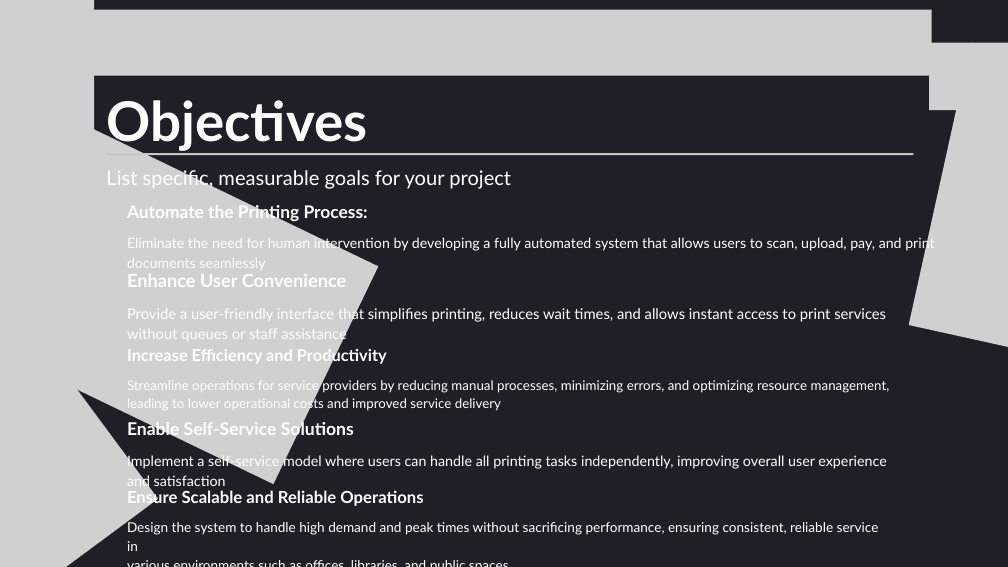
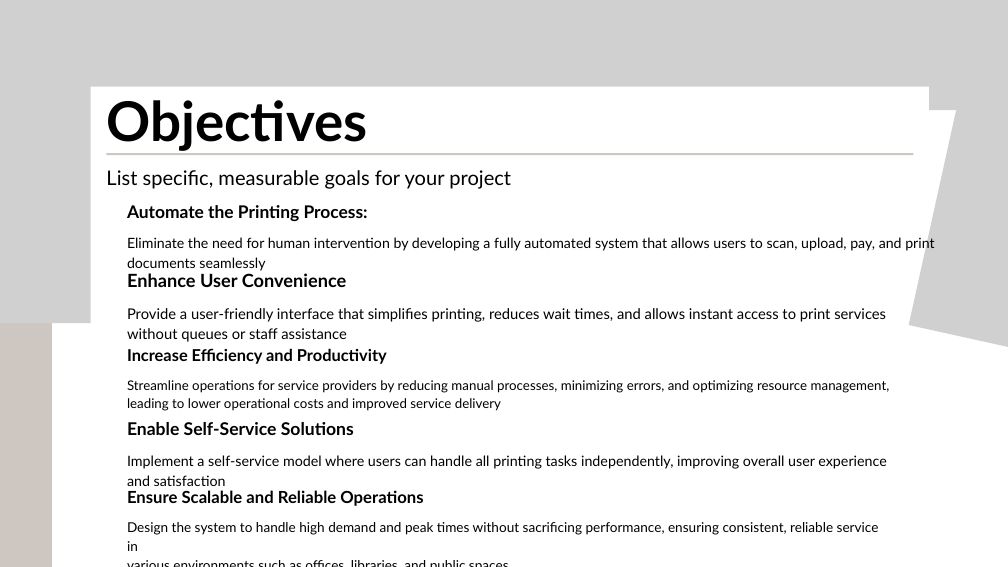
Before and after one commit to vansh1056/Major_project-Scan-pay-, a slide deck: slide 4 of document/Presentation - scan and pay.pptx. Drawn at 1008x567 pixels with LibreOffice and Linux fonts; fonts in the diff are those of the drawing; grey boxes stand for pictures. Boxes give left, top, right and bottom in pixels: in the first picture for what was removed or moved away, otherwise in the second. Text is boxed around its words. In the diff, an @@ line names an element or a change of style, - is before the commit and + after.

```diff
--- a/document/Presentation - scan and pay.pptx
+++ b/document/Presentation - scan and pay.pptx
@@ background #201E27 to #FFFFFF @@
@@ picture: place and size @@
-picture at (66,10,932,76)
+picture at (0,0,1008,87)
@@ picture: place and size @@
-picture at (0,0,94,314)
+picture at (0,0,90,323)
@@ freeform shape: place and size @@
-freeform shape at (0,0,55,558)
+freeform shape at (0,0,52,567)
@@ picture removed at (0,114,379,485) @@
@@ picture removed at (0,167,158,567) @@
@@ text colour #FFFFFF to #000000 in 12 elements at (106,100,367,151), (106,170,511,189), (127,205,368,221), (127,237,934,271), (127,273,347,287), (127,308,886,342), (127,348,387,364), (127,380,890,411), (127,422,354,435), (127,455,886,486), (127,490,423,506), (127,522,879,551) @@
```
Also in this commit, not shown: 12 other slides changed, 1 slide added.
